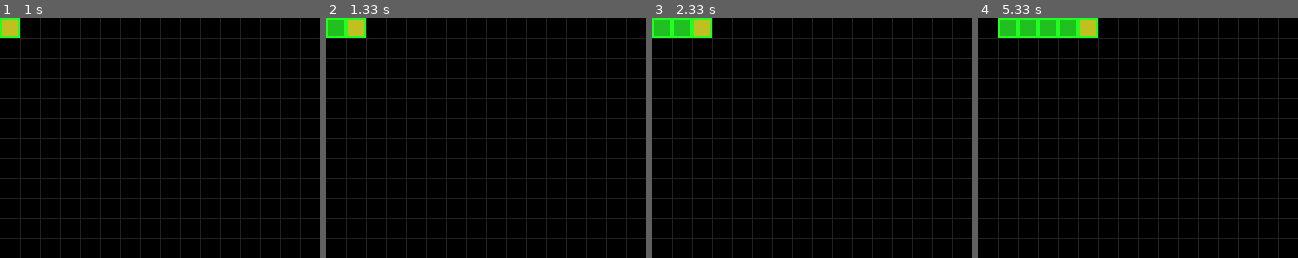
Above: before the commit, frames 1-4 (left to right).
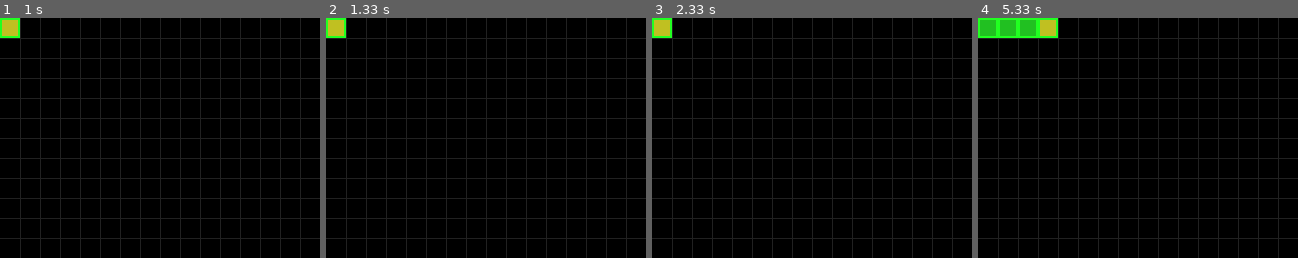
Above: after the commit, the same moments.

Repository: yeshixuan/Python
Game: pygame game, started from 04-Pygame/贪吃蛇/面向对象/贪吃蛇/main.py
The game is run twice, just before and just after one commit, with the same random seed, the same clock (stepped at 60 frames per second) and the same inputs.
Inputs:
- Up to frame 1 (1 s): hold P 0.33-0.8 s; hold Right 0.33-0.8 s
- Up to frame 2 (1.33 s): no input
- Up to frame 3 (2.33 s): hold P 1.83-2.3 s; hold Right 1.83-2.3 s
- Up to frame 4 (5.33 s): no input
The pictures show only the part of the screen within x 0-50%, y 0-50%; the shares and areas given below are measured in that part.

Frame 1 is identical in both runs. In frame 2, 0.9% of the frame differs, in the area x 0-13%, y 0-9%; in frame 3, 1.4%; in frame 4, 1.9%, in the area x 0-38%, y 0-9%.

Commit message:
贪吃蛇完成

Diff:
--- /dev/null
+++ b/04-Pygame/贪吃蛇/面向对象/贪吃蛇/apple.py
@@ -0,0 +1,19 @@
+from settings import *
+from cell import Cell
+from random import randint
+
+class Apple(Cell):
+    "单调的食物"
+
+    def __init__(self, game):
+        super(Apple, self).__init__(0, 0, APPLE_COLOR1, APPLE_COLOR2)
+        self.field = game.field
+        self.drop()
+
+    def drop(self):
+        while True:
+            x, y = randint(0, COLUMNS - 1), randint(0, ROWS - 1)
+            if self.field.get_cell(x, y) is None:
+                self.x, self.y = x, y
+                self.field.put_cell(self)
+                break
--- /dev/null
+++ b/04-Pygame/贪吃蛇/面向对象/贪吃蛇/cell.py
@@ -0,0 +1,12 @@
+
+class Cell(object):
+    "方块类"
+
+    def __init__(self, x, y, color1, color2):
+        self.x = x
+        self.y = y
+        self.color1, self.color2 = color1, color2
+
+    def move(self, dx, dy):
+        self.x += dx
+        self.y += dy
--- /dev/null
+++ b/04-Pygame/贪吃蛇/面向对象/贪吃蛇/field.py
@@ -0,0 +1,37 @@
+import pygame
+from settings import *
+class Field(object):
+    "场地类"
+    def __init__(self, game, columns, rows):
+        self.game = game
+        self.screen = self.game.screen
+        self.columns = columns
+        self.rows = rows
+        self.cell_array = [[None] * self.columns for i in range(self.rows)]
+        self.game.add_draw_action(self.draw)
+
+
+    def put_cell(self, cell):
+        if 0 <= cell.x < self.columns and 0 <= cell.y < self.rows:
+            self.cell_array[cell.y][cell.x] = cell
+
+    def get_cell(self, x, y):
+        if 0 <= x < self.columns and 0 <= y < self.rows:
+            return self.cell_array[y][x]
+        else:
+            return OUT
+
+    def del_cell(self, x, y):
+        if 0 <= x < self.columns and 0 <= y < self.rows:
+            self.cell_array[y][x] = None
+
+    def draw(self):
+        for row in self.cell_array:
+            for cell in row:
+                if cell:
+                    rect = pygame.Rect(cell.x * CELL_SIZE, cell.y * CELL_SIZE, CELL_SIZE, CELL_SIZE)
+
+                    self.screen.fill(cell.color1, rect)
+                    self.screen.fill(cell.color2, rect.inflate(-4, -4))
+    def clear(self):
+        self.cell_array = [[None] * self.columns for i in range(self.rows)]
--- a/04-Pygame/贪吃蛇/面向对象/贪吃蛇/mygame.py
+++ b/04-Pygame/贪吃蛇/面向对象/贪吃蛇/mygame.py
@@ -1,13 +1,21 @@
 import pygame
 import sys
+
 class MyGame(object):
     "pygame模板类"
-    def __init__(self, name="My Game", size=(640, 480), fps=60, icon=None):
+    # def __init__(self, **kwargs):
+    #     self.game_name = kwargs.get("name") or GAME_NAME
+    def __init__(self, name="My Game", size=(640, 480), fps=60,
+                 font_filename="resources/Minecraft.ttf", font_size=16, icon=None):
         pygame.init()
+        pygame.mixer.init()
         pygame.display.set_caption(name)
         self.screen_size = self.screen_width, self.screen_height = size
+        pygame.display.set_icon(pygame.image.load(icon)) if icon else None
+        # icon and pygame.display.set_icon(pygame.image.load(icon))
         self.screen = pygame.display.set_mode((self.screen_size))
         self.fps = fps
+        self.font = pygame.font.Font(font_filename, font_size)
         pygame.display.set_icon(pygame.image.load(icon)) if icon else None
         self.clock = pygame.time.Clock()
         self.now = 0
@@ -17,15 +25,26 @@
         # 更新画面要根据底层先画，上层后画的原则，要有次序
         self.display_update_actions = [self._draw_background]
 
+        self.running = True
+        self.key_bind(pygame.K_p, self.switch_running)
+
     def run(self):
         while True:
             self.now = pygame.time.get_ticks()
             self._process_events()
-            self._update_gamedata()
+            if self.running:
+                self._update_gamedata()
             self._update_display()
             self.clock.tick(self.fps)
 
+    def switch_running(self):
+        self.running = not self.running
+        if self.running:
+            for name, action in self.gamedata_update_actions.items():
+                if action["next_time"]:
+                    action["next_time"] = self.now + action["interval"]
     def _process_events(self):
+        "事件处理"
         for event in pygame.event.get():
             if event.type == pygame.QUIT:
                 self.quit()
@@ -34,6 +53,7 @@
                                                         (None, None))
                 action(**args) if args else action() if action else None
     def _update_gamedata(self):
+        "更新游戏数据"
         for name, action in self.gamedata_update_actions.items():
             if not action["next_time"]:
                 action["run"]()
@@ -42,11 +62,13 @@
                 action["run"]()
 
     def _update_display(self):
+        # 更新画面显示
         for action in self.display_update_actions:
             action()
         pygame.display.flip()
 
     def _draw_background(self):
+        # 绘制背景
         self.screen.blit(self.background, (0, 0))
 
     def key_bind(self, key, action, **args):
--- /dev/null
+++ b/04-Pygame/贪吃蛇/面向对象/贪吃蛇/pysnake.py
@@ -0,0 +1,70 @@
+import pygame
+import random
+from settings import *
+from mygame import MyGame
+from snake import Snake
+from cell import Cell
+from field import Field
+from apple import Apple
+
+class PySnake(MyGame):
+    "贪吃蛇游戏"
+
+    def __init__(self):
+        super(PySnake, self).__init__(GAME_NAME, SCREEN_SIZE, FPS,
+                                      "resources/Minecraft.ttf", 16, "resources/pysnake.png")
+        self.background.fill(BACKGROUND_COLOR)
+        for i in range(CELL_SIZE, SCREEN_WIDTH, CELL_SIZE):
+            pygame.draw.line(self.background, GRID_COLOR,
+                             (i, 0), (i, SCREEN_HEIGHT))
+        for i in range(CELL_SIZE, SCREEN_HEIGHT, CELL_SIZE):
+            pygame.draw.line(self.background, GRID_COLOR,
+                             (0, i), (SCREEN_WIDTH, i))
+
+        self.field = Field(self, COLUMNS, ROWS)
+        self.apple_counter = 0
+        self.apple = Apple(self)
+        # self.snake = Snake(self)
+        self.snake = Snake(self, SNAKE_DEFAULT_X, SNAKE_DEFAULT_Y,
+                           SNAKE_DEFAULT_LENGTH, RIGHT, SNAKE_DEFAULT_SPEED,
+                           SNAKE_COLOR_SKIN,SNAKE_COLOR_BODY,SNAKE_COLOR_HEAD)
+
+        # 控制按键设定
+        self.key_bind(KEY_EXIT, self.quit)
+        self.key_bind(KEY_UP, self.snake.turn, direction=UP)
+        self.key_bind(KEY_DOWN, self.snake.turn, direction=DOWN)
+        self.key_bind(KEY_LEFT, self.snake.turn, direction=LEFT)
+        self.key_bind(KEY_RIGHT, self.snake.turn, direction=RIGHT)
+        self.key_bind(pygame.K_EQUALS, self.snake.speed_up)
+        self.key_bind(pygame.K_MINUS, self.snake.speed_down)
+        self.key_bind(KEY_RESPAWN, self.restart)
+
+        self.add_draw_action(self.show_score)
+
+    def restart(self):
+        if not self.snake.alive:
+            self.apple_counter = 0
+            self.field.clear()  # 移除尸体
+            self.apple.drop()
+            self.snake.respawn()
+
+    def show_score(self):
+        text = "Apple {}".format(self.apple_counter)
+        output = self.font.render(text, True, (255, 255, 33))
+        self.screen.blit(output, (0, 0))
+
+        if not self.snake.alive:
+            text = " GAME OVER"
+            output = self.font.render(text, True, (255, 33, 33), WHITE)
+            self.screen.blit(output, (320 -54 ,240 - 10))
+            text = " press R to restart"
+            output = self.font.render(text, True, GREY, DARK_GREY)
+            self.screen.blit(output, (320 -94 ,260 - 10))
+
+        if not self.running  and self.snake.alive:
+            text = " GAME PAUSED"
+            output = self.font.render(text, True, LIGTH_GREY, DARK_GREY)
+            self.screen.blit(output, (320 -54 ,240 - 10))
+
+if __name__ == '__main__':
+    PySnake().run()
--- a/04-Pygame/贪吃蛇/面向对象/贪吃蛇/settings.py
+++ b/04-Pygame/贪吃蛇/面向对象/贪吃蛇/settings.py
@@ -4,11 +4,12 @@
 WHITE = 255, 255, 255
 BLACK = 0, 0, 0
 DARK_GREY = 33, 33, 33
+GREY = 127, 127, 127
+LIGTH_GREY = 192, 192, 192
 BACKGROUND_COLOR = BLACK
 GRID_COLOR = DARK_GREY
-SNAKE_COLOR_SKIN = 33, 255, 33
-SNAKE_COLOR_BODY = 33, 192, 33
-SNAKE_COLOR_HEAD = 192, 192, 33
+APPLE_COLOR1 = 255, 127, 127
+APPLE_COLOR2 = 255, 66, 66
 
 # SETTINGS - KEYS
 KEY_EXIT = pygame.K_ESCAPE
@@ -16,6 +17,7 @@
 KEY_DOWN = pygame.K_DOWN
 KEY_LEFT = pygame.K_LEFT
 KEY_RIGHT = pygame.K_RIGHT
+KEY_RESPAWN = pygame.K_r
 
 # SETTINGS - GAME
 GAME_NAME = "pysnake"
@@ -25,3 +27,18 @@
 FPS = 60
 UP, DOWN, LEFT,RIGHT = ((0, -1), (0, 1),
                         (-1, 0), (1, 0))
+OUT = -1
+
+# SNAKE DEAFAULT SETTINGS
+SNAKE_COLOR_SKIN = 33, 255, 33
+SNAKE_COLOR_BODY = 33, 192, 33
+SNAKE_COLOR_HEAD = 192, 192, 33
+SNAKE_COLOR_SKIN_DEAD = LIGTH_GREY
+SNAKE_COLOR_BODY_DEAD = GREY
+SNAKE_COLOR_HEAD_DEAD = DARK_GREY
+SNAKE_DEFAULT_X = 0
+SNAKE_DEFAULT_Y = 0
+SNAKE_DEFAULT_LENGTH = 5
+SNAKE_DEFAULT_DIRECTION = RIGHT
+SNAKE_DEFAULT_SPEED = 10
+SNAKE_DEFAULT_LIVE = 100
--- /dev/null
+++ b/04-Pygame/贪吃蛇/面向对象/贪吃蛇/snake.py
@@ -0,0 +1,104 @@
+from settings import *
+from cell import Cell
+import pygame
+class Snake(object):
+    "<============~"
+
+    def __init__(self, game, x, y, body_length, direction, speed,
+                 skin_color, body_color, head_color, live=100):
+        self.game = game
+        self.field = self.game.field
+        self.skin_color = skin_color
+        self.body_color = body_color
+        self.head_color = head_color
+        self.head = Cell(x, y, self.skin_color, self.head_color)
+        self.field.put_cell(self.head)
+        tmp_body_cell = Cell(-1, -1, self.skin_color, self.body_color)
+        self.body = [tmp_body_cell] * body_length
+        self.direction = direction
+        self.new_direction = direction
+        self.speed = speed
+        self.alive = True
+        self.live = live
+        self.sound_hit = pygame.mixer.Sound("resources/hit.wav")
+        self.sound_eat = pygame.mixer.Sound("resources/eat.wav")
+
+    def turn(self, **kwargs):
+        # and优先级大于or，所以不用写括号啦
+        if (self.direction in [LEFT, RIGHT] and
+                kwargs["direction"] in [UP, DOWN] or
+                self.direction in [UP, DOWN] and
+                kwargs["direction"] in [LEFT, RIGHT]):
+            self.new_direction = kwargs["direction"]
+    def move(self):
+        if self.alive:
+            # 改变方向
+            self.direction = self.new_direction
+
+            # 探测下一个位置的物体
+            meeting = self.field.get_cell(self.head.x + self.direction[0],
+                                          self.head.y + self.direction[1])
+            # 死亡审判
+            if meeting and meeting is not self.game.apple:
+                self.die()
+                return
+            # 判断吃了没有，吃了就不断尾巴了
+            if meeting is self.game.apple:
+                self.sound_eat.play()
+                self.game.apple.drop()
+                self.game.apple_counter += 1
+            else:
+                # 两个同时赋值，所以不矛盾
+                self.body, tail = self.body[:-1], self.body[-1]
+                self.field.del_cell(tail.x, tail.y)
+
+            # 增加一节脖子
+            new_body_cell = Cell(self.head.x, self.head.y,
+                                 self.skin_color, self.body_color)
+            self.body = [new_body_cell] + self.body
+            self.field.put_cell(new_body_cell)
+
+            # 移动蛇头
+            self.head.move(*self.direction)
+            self.field.put_cell(self.head)
+
+    def set_speed(self, speed):
+        self._speed = speed
+        interval = int(1000 / self._speed)
+        self.game.add_update_action("snake.move", self.move, interval)
+
+
+    def get_speed(self):
+        return self._speed
+
+    speed = property(get_speed, set_speed)
+
+    def speed_up(self):
+        if self.speed < 20:
+            self.speed += 1
+    def speed_down(self):
+        if self.speed > 1:
+            self.speed -= 1
+
+    def die(self):
+        self.sound_hit.play()
+        self.alive = False
+        for body_cell in self.body:
+            body_cell.color1 = SNAKE_COLOR_SKIN_DEAD
+            body_cell.color2 = SNAKE_COLOR_BODY_DEAD
+        self.head.color1 = SNAKE_COLOR_SKIN_DEAD
+        self.head.color2 = SNAKE_COLOR_HEAD_DEAD
+
+    def respawn(self):
+        # 复生
+        if not self.alive:
+            self.head = Cell(SNAKE_DEFAULT_X,SNAKE_DEFAULT_Y,
+                             self.skin_color, self.head_color)
+            self.field.put_cell(self.head)
+            tmp_body_cell = Cell(-1, -1, self.skin_color, self.body_color)
+            self.body = [tmp_body_cell] * SNAKE_DEFAULT_LENGTH
+            self.direction = SNAKE_DEFAULT_DIRECTION
+            self.new_direction = SNAKE_DEFAULT_DIRECTION
+            self.speed = SNAKE_DEFAULT_SPEED
+            self.alive = True
+            self.live = SNAKE_DEFAULT_LIVE
Binary file added: 04-Pygame/贪吃蛇/面向对象/贪吃蛇/resources/Minecraft.ttf
Binary file added: 04-Pygame/贪吃蛇/面向对象/贪吃蛇/resources/pysnake.png
Not shown, added: 04-Pygame/贪吃蛇/面向对象/贪吃蛇/resources/eat.wav
Not shown, added: 04-Pygame/贪吃蛇/面向对象/贪吃蛇/resources/hit.wav
